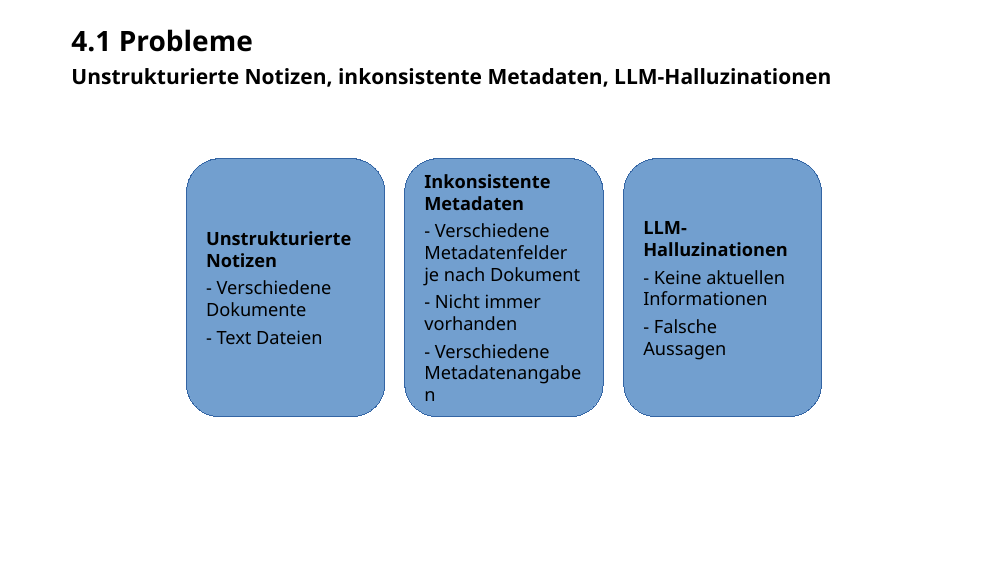
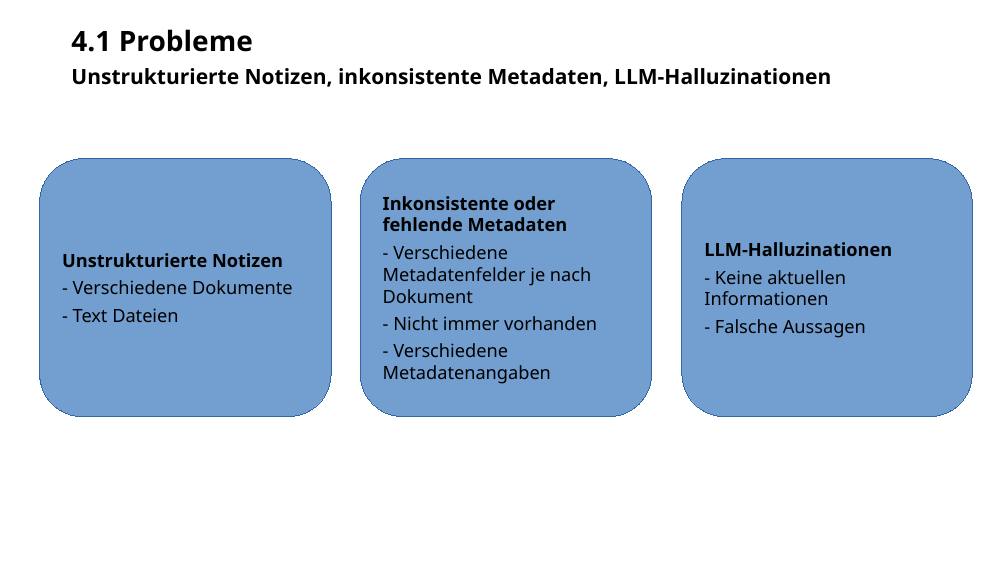
Before and after one commit to ElenaTorlopova/RAG_Obsidian, a slide deck: slide 11 of presentation.odp. Drawn at 1008x567 pixels with LibreOffice and Linux fonts; fonts in the diff are those of the drawing; background and template pictures are left out. Boxes give left, top, right and bottom in pixels: in the first picture for what was removed or moved away, otherwise in the second. Text is boxed around its words. In the diff, an @@ line names an element or a change of style, - is before the commit and + after.

```diff
--- a/presentation.odp
+++ b/presentation.odp
@@ rounded rectangle added at bbox=[39, 158, 331, 416], fill #729FCF, outline #3465A4 0 pt, 13 pt, text #000000 @@
+Unstrukturierte Notizen
+- Verschiedene Dokumente
+- Text Dateien
@@ freeform shape removed at bbox=[186, 158, 385, 416] @@
-Unstrukturierte Notizen
-- Verschiedene Dokumente
-- Text Dateien
@@ rounded rectangle added at bbox=[360, 158, 651, 416], fill #729FCF, outline #3465A4 0 pt, 13 pt, text #000000 @@
+Inkonsistente oder fehlende Metadaten
+- Verschiedene Metadatenfelder je nach Dokument
+- Nicht immer vorhanden
+- Verschiedene Metadatenangaben
@@ freeform shape removed at bbox=[405, 158, 604, 416] @@
-Inkonsistente Metadaten
-- Verschiedene Metadatenfelder je nach Dokument
-- Nicht immer vorhanden
-- Verschiedene Metadatenangaben
@@ freeform shape removed at bbox=[624, 158, 822, 416] @@
-LLM-Halluzinationen
-- Keine aktuellen Informationen
-- Falsche Aussagen
@@ rounded rectangle added at bbox=[682, 158, 973, 416], fill #729FCF, outline #3465A4 0 pt, 13 pt, text #000000 @@
+LLM-Halluzinationen
+- Keine aktuellen Informationen
+- Falsche Aussagen
```
Also in this commit, not shown: 16 other slides changed, 5 slides added, 2 slides removed, 13 other files.
